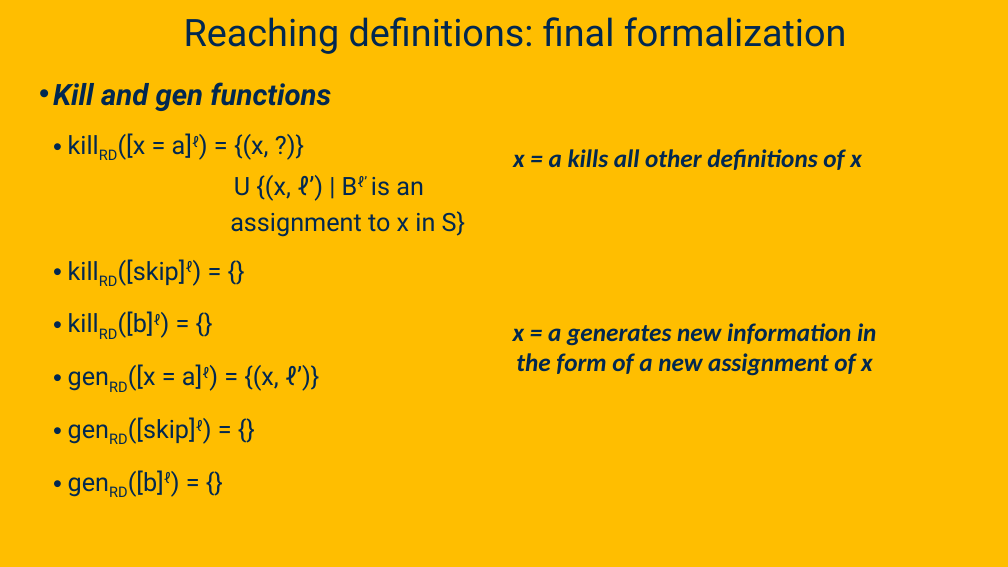
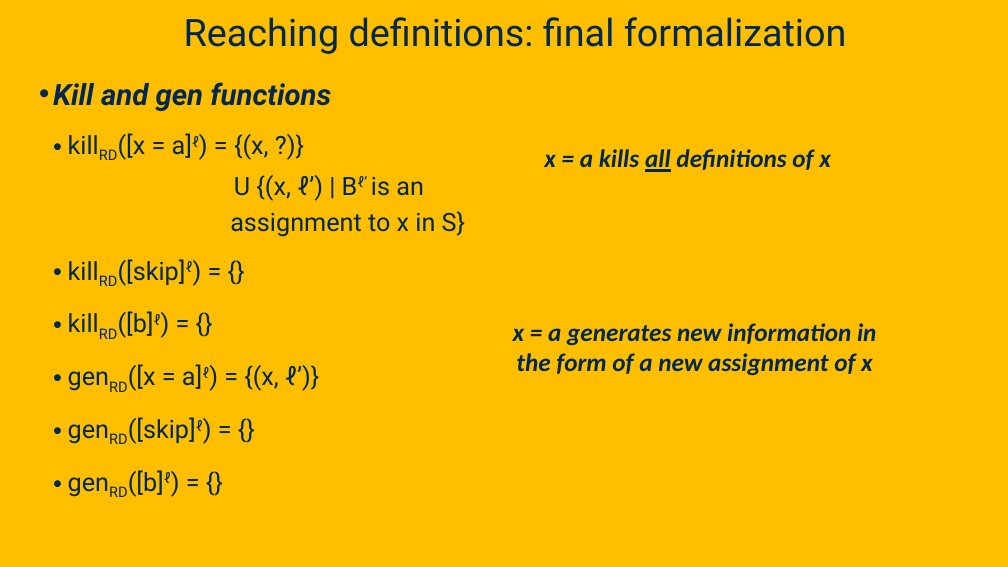
Before and after one commit to davsec-teaching/ECS289C-Spring2025, a slide deck: slide 49 of slides/3_data_flow_analysis.pptx (slide 47 before the commit). Drawn at 1008x567 pixels with LibreOffice and Linux fonts; fonts in the diff are those of the drawing; background and template pictures are left out. Boxes give left, top, right and bottom in pixels: in the first picture for what was removed or moved away, otherwise in the second. Text is boxed around its words. In the diff, an @@ line names an element or a change of style, - is before the commit and + after.

```diff
--- a/slides/3_data_flow_analysis.pptx
+++ b/slides/3_data_flow_analysis.pptx
@@ text at [544, 149, 831, 172]: text changed @@
-x = a kills all other definitions of x
+x = a kills all definitions of x
```
Also in this commit, not shown: 50 other slides changed, 4 slides added.
